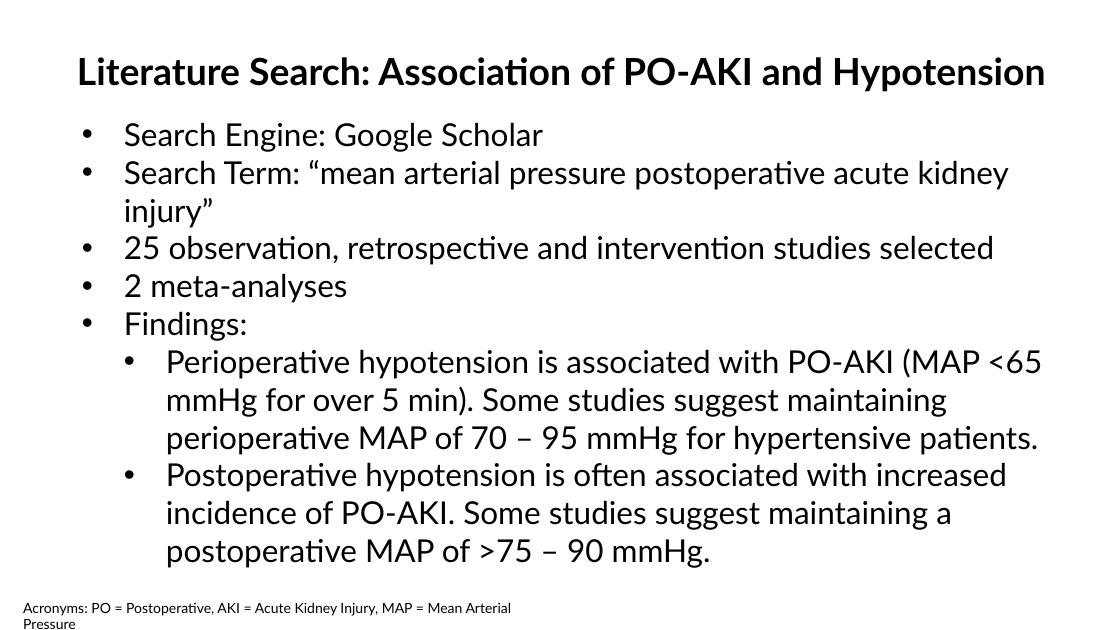
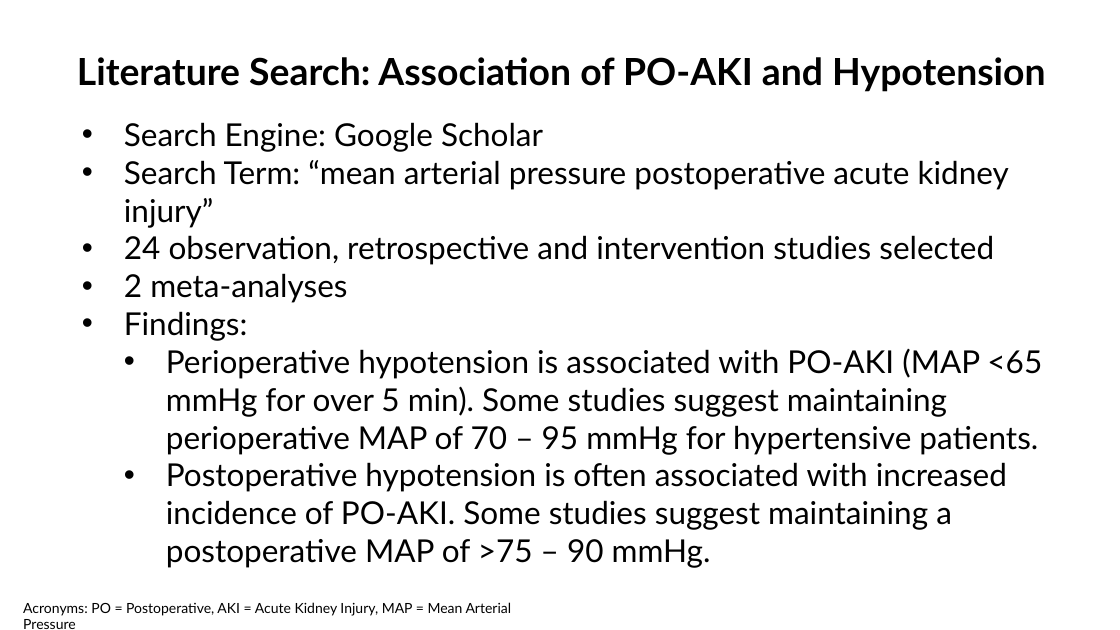
Before and after one commit to AngelJeriko/Juptyer-Janitors-Wrangling-project, a slide deck: slide 5 of final presentation.pptx. Drawn at 1120x630 pixels with LibreOffice and Linux fonts; fonts in the diff are those of the drawing. Boxes give left, top, right and bottom in pixels: in the first picture for what was removed or moved away, otherwise in the second. Text is boxed around its words. In the diff, an @@ line names an element or a change of style, - is before the commit and + after.

```diff
--- a/final presentation.pptx
+++ b/final presentation.pptx
@@ text at [124, 235, 994, 265]: text changed @@
-• 25 observation, retrospective and intervention studies selected
+• 24 observation, retrospective and intervention studies selected
```
Also in this commit, not shown: 2 other slides changed, 1 other file.
